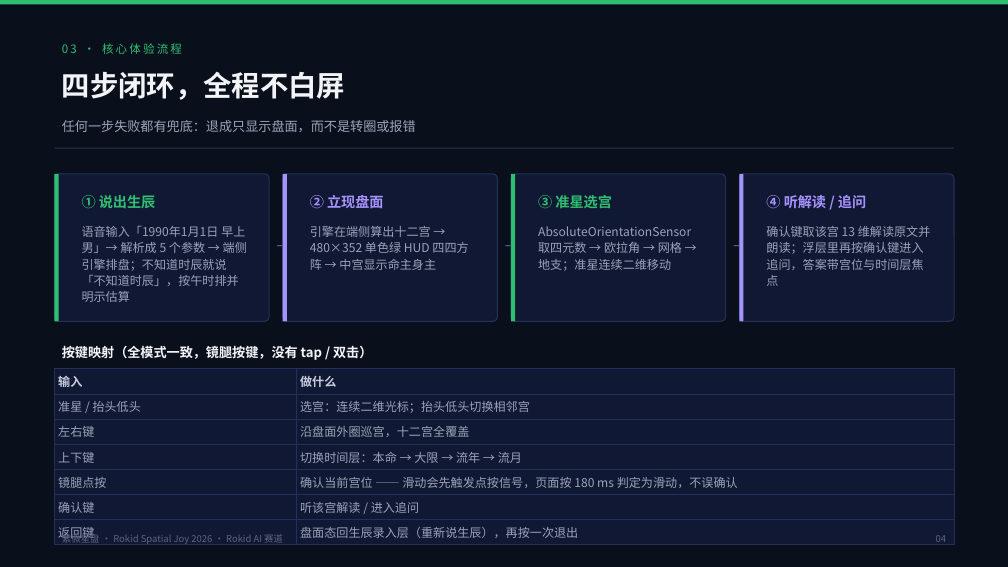
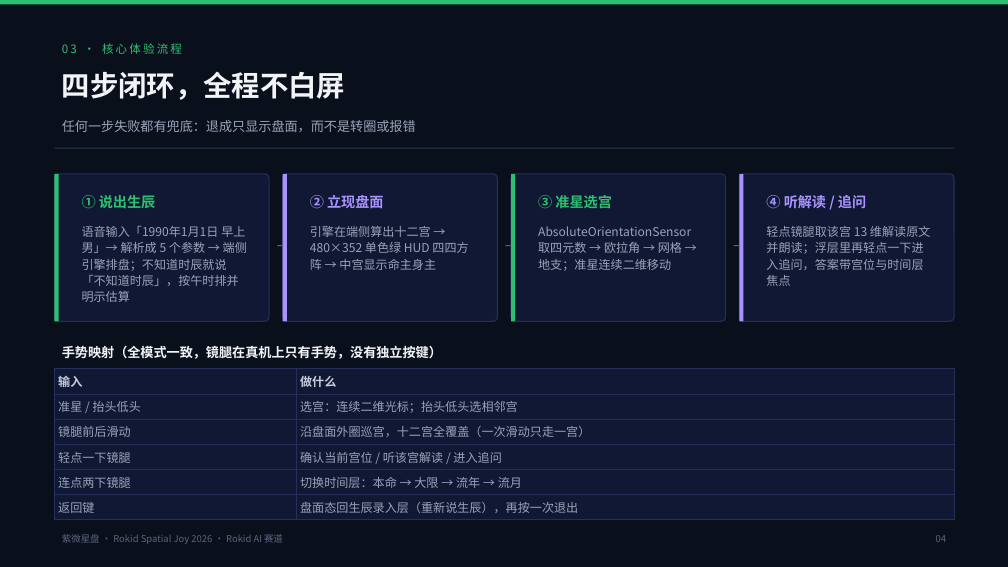
Before and after one commit to frankfika/ziwei, a slide deck: slide 4 of apps/rokid-agent/submit-kit/ppt/紫微星盘-作品信息介绍.pptx. Drawn at 1008x567 pixels with LibreOffice and Linux fonts; fonts in the diff are those of the drawing. Boxes give left, top, right and bottom in pixels: in the first picture for what was removed or moved away, otherwise in the second. Text is boxed around its words. In the diff, an @@ line names an element or a change of style, - is before the commit and + after.

Commit message:
docs(rokid): 对外材料与内部文档同步到手势口径
商店描述 / 视频脚本 / FAQ / 社区帖 / 合规清单 / 软著说明书 / PPT /
README / PROPOSAL / DEVICE-CHECKLIST / HANDOVER / SUBMIT-RUNBOOK
统一改成「滑动选宫 / 轻点确认 / 连点两下切层」。

要点：
- 对外材料不再说「上下键切层」「左右键巡宫」「确认键」——
  真机镜腿没有独立按键，这些说法在真机上不成立。
- DEVICE-CHECKLIST E 组整组重写：按手势描述，并新增
  E17「一次滑动只走一档」、E18「点一下只执行一次」、E19「抄原始键值日志」。
- SUBMIT-RUNBOOK §0 补上真机手势实测表（言值项目）与 Studio bundle 派发逻辑
  两条证据，阻塞表「真机交互链路」行同步。
- 软著说明书按键表改手势表；源程序打印稿重出（5119 行 → 61 页）、
  说明书 PDF 重出、提审 PPT 重出（10 页 / 0.81 MB）。

```diff
--- a/apps/rokid-agent/submit-kit/ppt/紫微星盘-作品信息介绍.pptx
+++ b/apps/rokid-agent/submit-kit/ppt/紫微星盘-作品信息介绍.pptx
@@ text at [766, 226, 930, 286]: text changed @@
-确认键取该宫 13 维解读原文并朗读；浮层里再按确认键进入追问，答案带宫位与时间层焦点
+轻点镜腿取该宫 13 维解读原文并朗读；浮层里再轻点一下进入追问，答案带宫位与时间层焦点
@@ text at [62, 346, 442, 359]: text changed @@
-按键映射（全模式一致，镜腿按键，没有 tap / 双击）
+手势映射（全模式一致，镜腿在真机上只有手势，没有独立按键）
@@ table at [54, 369, 954, 517] @@
-row 2: 准星 / 抬头低头 | 选宫：连续二维光标；抬头低头切换相邻宫
-row 3: 左右键 | 沿盘面外圈巡宫，十二宫全覆盖
-row 4: 上下键 | 切换时间层：本命 → 大限 → 流年 → 流月
-row 5: 镜腿点按 | 确认当前宫位 —— 滑动会先触发点按信号，页面按 180 ms 判定为滑动，不误确认
-row 6: 确认键 | 听该宫解读 / 进入追问
+row 2: 准星 / 抬头低头 | 选宫：连续二维光标；抬头低头选相邻宫
+row 3: 镜腿前后滑动 | 沿盘面外圈巡宫，十二宫全覆盖（一次滑动只走一宫）
+row 4: 轻点一下镜腿 | 确认当前宫位 / 听该宫解读 / 进入追问
+row 5: 连点两下镜腿 | 切换时间层：本命 → 大限 → 流年 → 流月
```
Also in this commit, not shown: 2 other slides changed, 12 other files.
